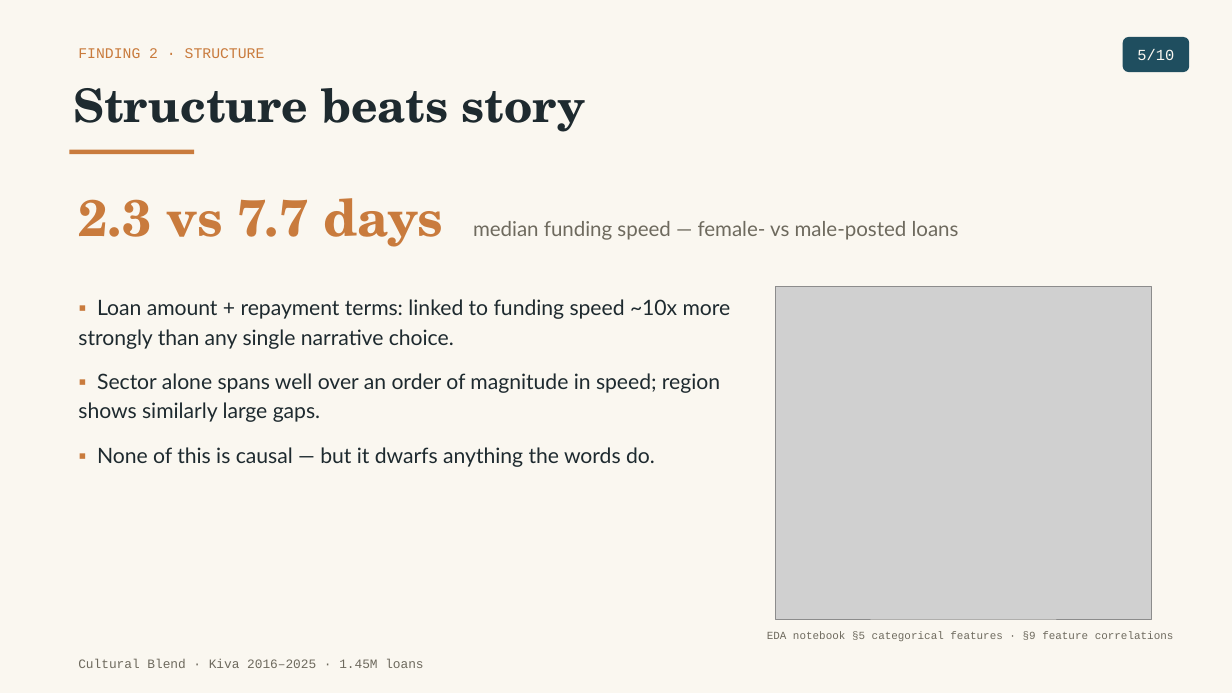
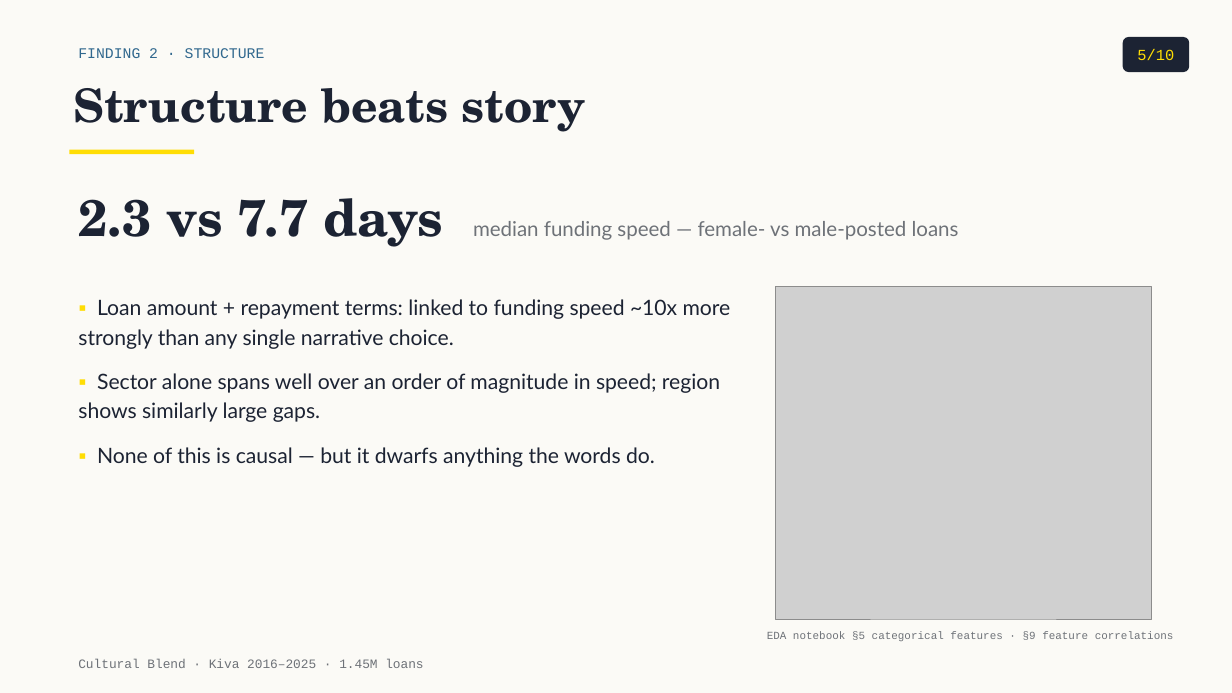
Before and after one commit to tuannm3812/unsw-ma-hackathon-2026, a slide deck: slide 5 of docs/presentation/slides_draft.pptx. Drawn at 1232x693 pixels with LibreOffice and Linux fonts; fonts in the diff are those of the drawing; grey boxes stand for pictures. Boxes give left, top, right and bottom in pixels: in the first picture for what was removed or moved away, otherwise in the second. Text is boxed around its words. In the diff, an @@ line names an element or a change of style, - is before the commit and + after.

```diff
--- a/docs/presentation/slides_draft.pptx
+++ b/docs/presentation/slides_draft.pptx
@@ background #FAF7F0 to #FBFAF6 @@
@@ text "FINDING 2 · STRUCTURE" at (78,48,265,58): text colour #C97B3D to #31688E @@
@@ rounded rectangle "5/10" at (1123,37,1189,72): text colour #FAF7F0 to #FFDD04; fill #1F4E5F to #1C2333 @@
@@ text "Structure beats story" at (74,88,586,132): text colour #1E2A2F to #1C2333 @@
@@ rectangle at (69,150,194,154): fill #C97B3D to #FFDD04 @@
@@ text "2.3 vs 7.7 days median ..." at (78,198,959,247): text colour #C97B3D to #1C2333 in "2.3 vs 7.7 days"; text colour #6E6A5E to #6E7278 in "median funding speed — female- vs male-posted ..." @@
@@ text "▪ Loan amount + repayment ..." at (78,299,731,467): text colour #C97B3D to #FFDD04 in "▪", "▪", "▪"; text colour #1E2A2F to #1C2333 @@
@@ text "EDA notebook §5 categorical features ..." at (767,631,1174,641): text colour #6E6A5E to #6E7278 @@
@@ text "Cultural Blend · Kiva 2016–2025 ..." at (78,659,423,668): text colour #6E6A5E to #6E7278 @@
```
Also in this commit, not shown: 14 other slides changed, 7 other files.
